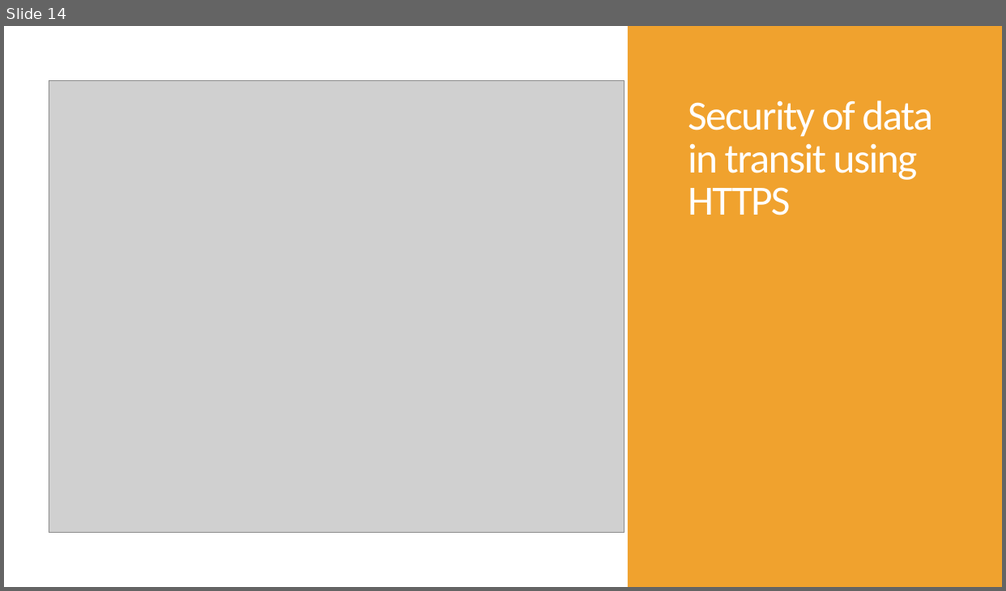
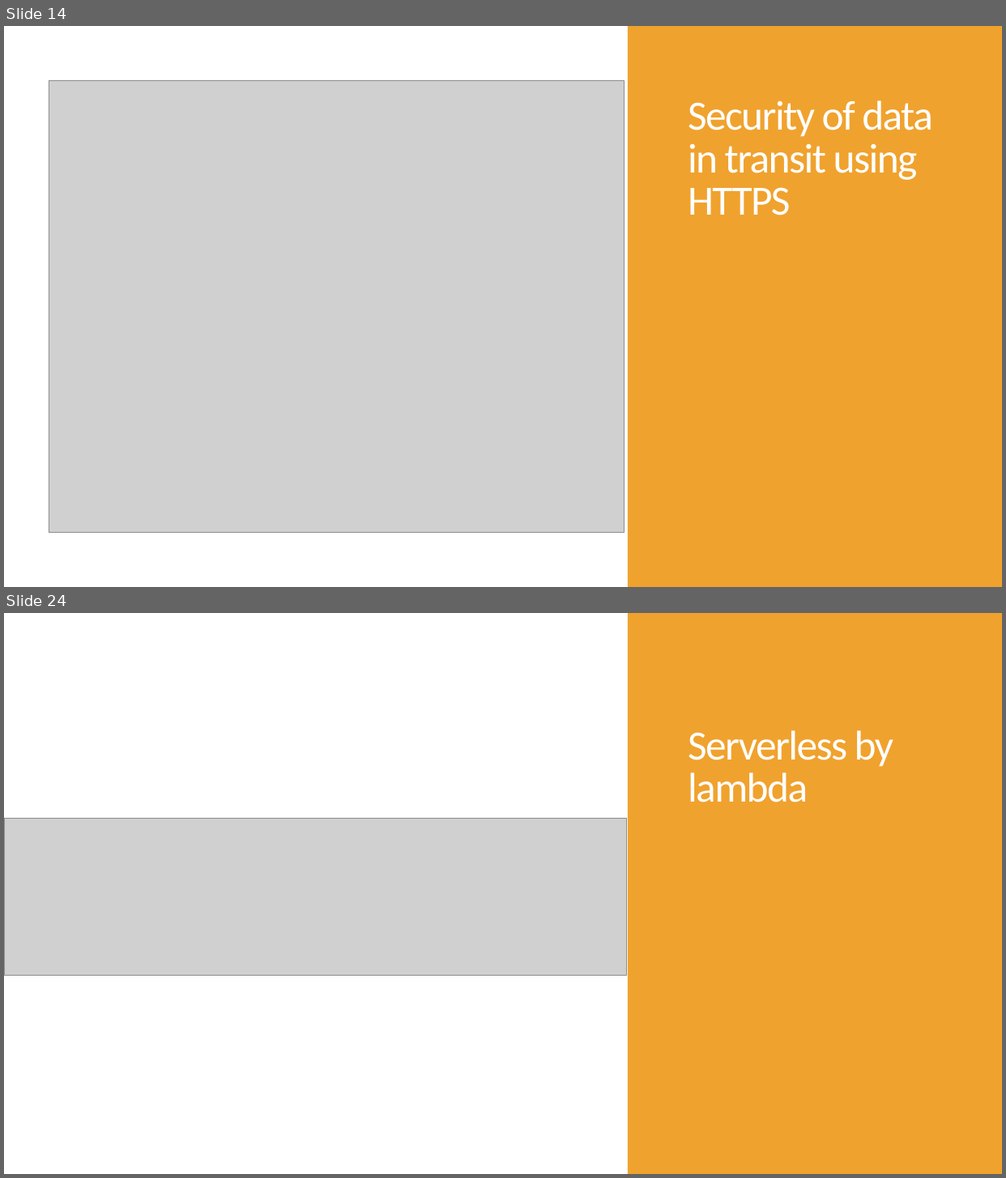
Before and after one commit to damoco/aws-interview-assignment2, a slide deck: Assignment #2 - proposal.pptx. Shown one above the other, each under a label of ours: slide 14 before the commit, slides 14 and 24 after it; the slides between them are not shown. The pictures are 1006x591 and 1006x1178 pixels, drawn with LibreOffice and Linux fonts; fonts in the diff are those of the drawing; grey boxes stand for pictures. Boxes give left, top, right and bottom in pixels: in the first picture for what was removed or moved away, otherwise in the second. Text is boxed around its words. In the diff, an @@ line names an element or a change of style, - is before the commit and + after.

```diff
--- a/Assignment #2 - proposal.pptx
+++ b/Assignment #2 - proposal.pptx
@@ slide 24 added at (x1=4, y1=613, x2=1002, y2=1174), background #FFFFFF; not listed: 1 template element that a slide beside it also shows @@
@@ title added at (x1=688, y1=730, x2=893, y2=803), 40 pt, text #FFFFFF @@
+Serverless by lambda
@@ picture added at (x1=4, y1=819, x2=627, y2=976) @@
```
Also in this commit, not shown: 6 slides changed, 11 other slides added, 2 slides removed.
